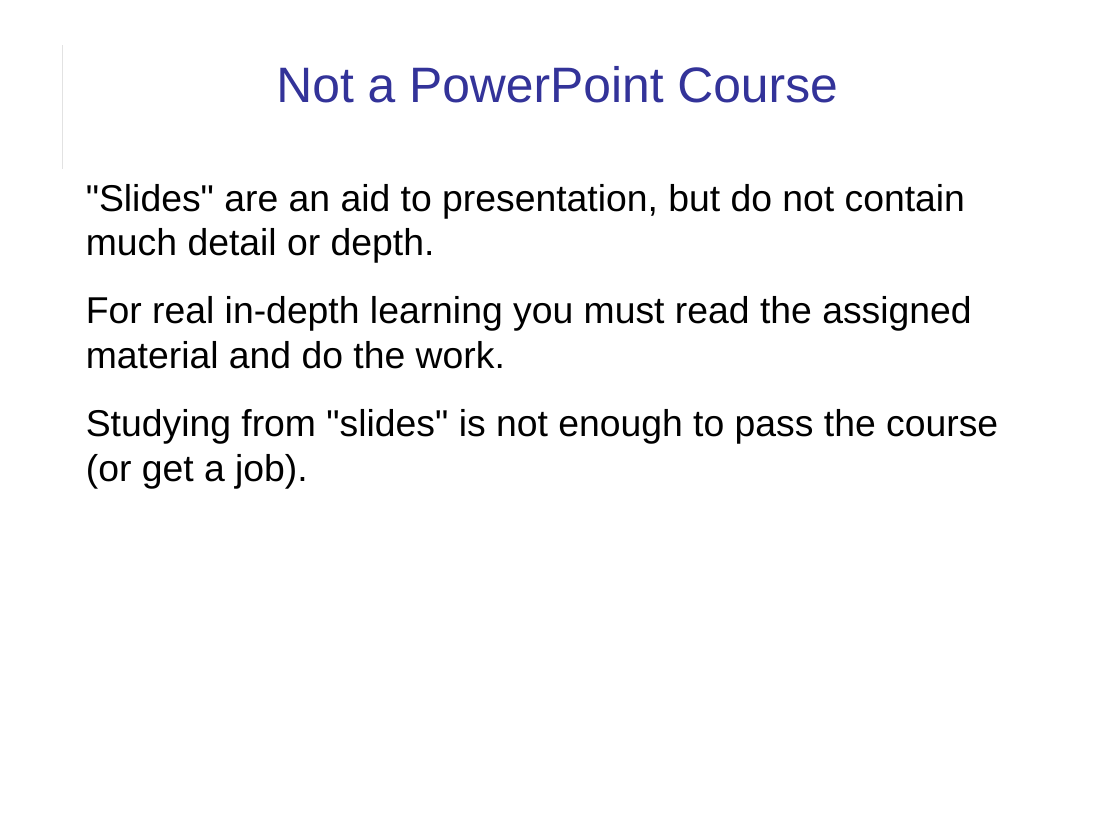
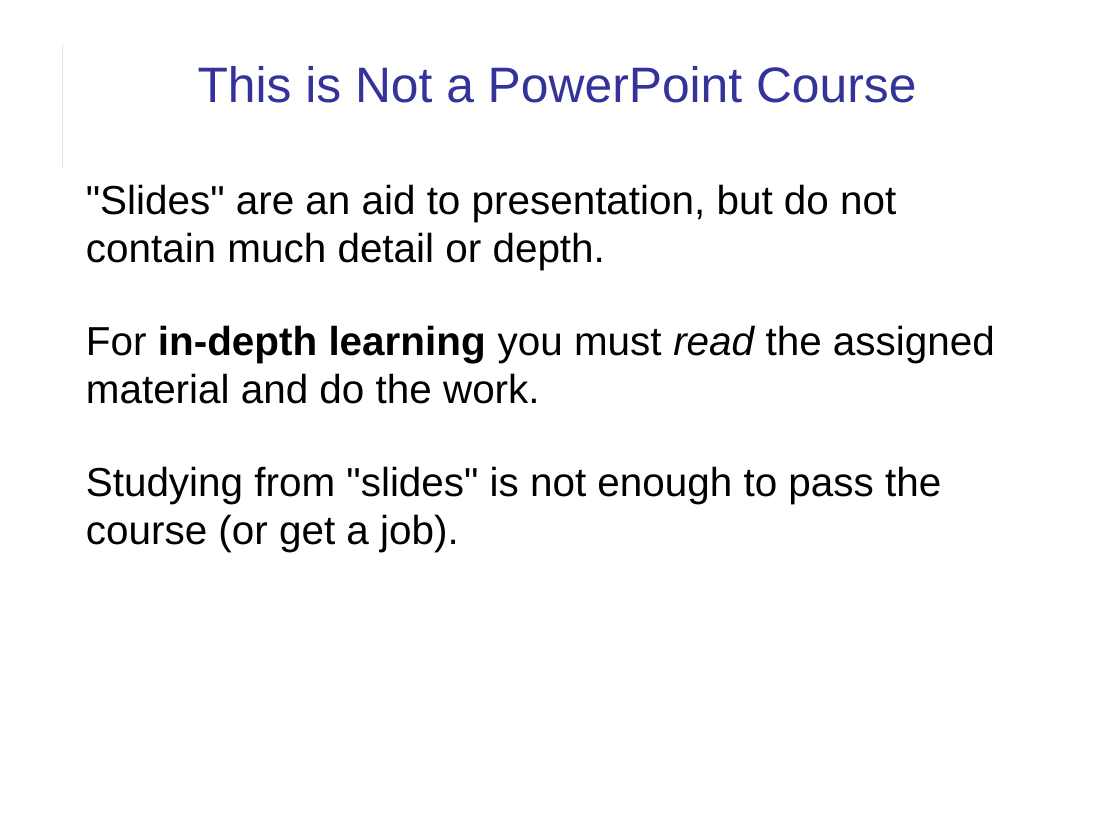
Before and after one commit to cpske/ISP, a slide deck: slide 10 of introduction/Introduction-to-Course.pptx. Drawn at 1120x840 pixels with LibreOffice and Linux fonts; fonts in the diff are those of the drawing. Boxes give left, top, right and bottom in pixels: in the first picture for what was removed or moved away, otherwise in the second. Text is boxed around its words. In the diff, an @@ line names an element or a change of style, - is before the commit and + after.

Commit message:
correct format and improve wording in course intro presentation

```diff
--- a/introduction/Introduction-to-Course.pptx
+++ b/introduction/Introduction-to-Course.pptx
@@ text at [198, 66, 916, 103]: text changed @@
-Not a PowerPoint Course
+This is Not a PowerPoint Course
@@ text at [86, 184, 941, 552]: size 24 to 26 pt in ""Slides" are an aid to presentation, but ...", "Studying from "slides" is not enough to ..."; more space between paragraphs @@
@@ text at [86, 325, 995, 404]: text changed; size 24 to 26 pt @@
-For real in-depth learning you must read the assigned material and do the work.
+For in-depth learning you must read the assigned material and do the work.
```
Also in this commit, not shown: 10 other slides changed, 1 other file.
